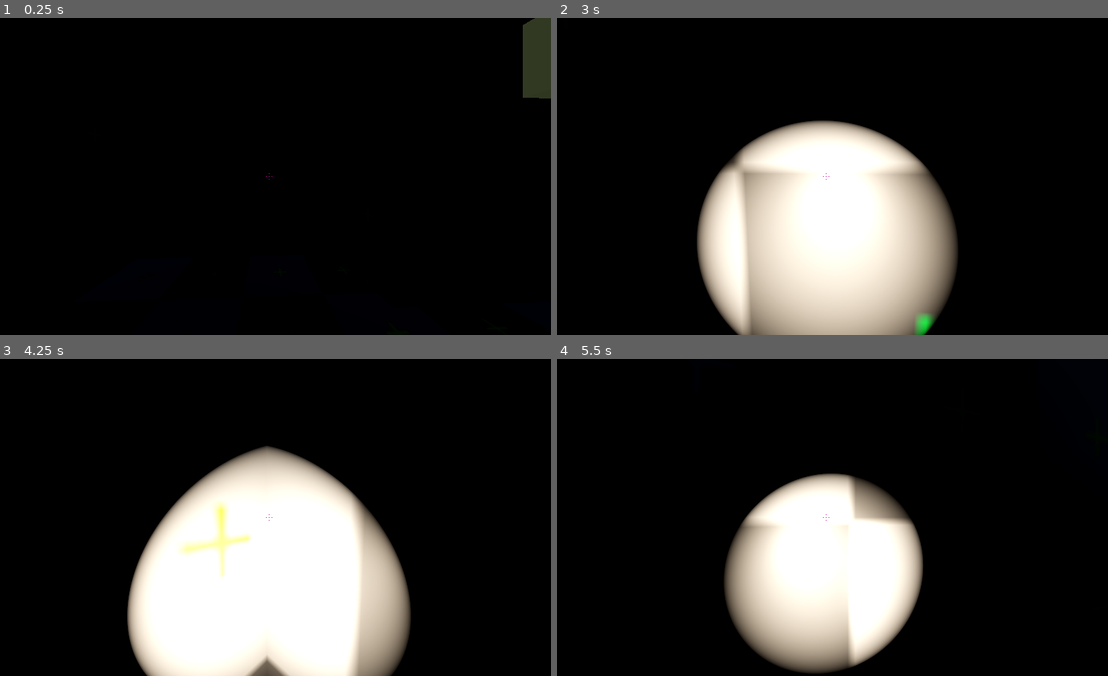
Above: before the commit, frames 1-4 (two rows, left to right).
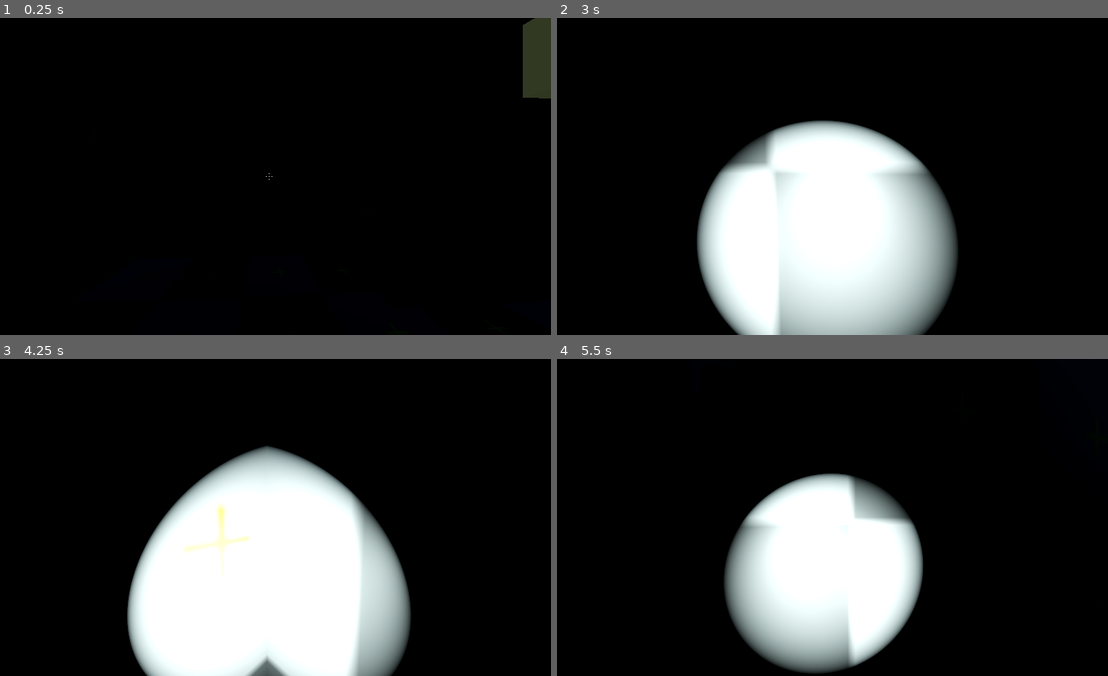
Above: after the commit, the same moments.

Repository: 1016305/gad222project
Game: Godot game, scene res://scenes/world.tscn
Two runs of this game, one before a commit and one after it. Both use one fixed random seed, a clock stepped at 60 frames per second and the inputs below.
Inputs (mouse positions are in pixels of both pictures, inside the frame that each line leads up to):
- Up to frame 1 (0.25 s): no input
- Up to frame 2 (3 s): tap Enter at 0.5, 2.75 s; move the mouse to (854, 176) at 0.52 s; hold Ctrl (crouch) 0.53-1.28 s; hold W (forward) from 0.53 s (still down); tap Space (jump) at 0.77, 1.52, 2 s; move the mouse to (799, 176) at 1.27 s; tap E (interact) at 1.35 s; move the mouse to (838, 170) at 2.02 s; hold Shift (sprint) 2.03-2.78 s; move the mouse to (821, 182) at 2.77 s; tap F (toggle_flashlight) at 2.85 s
- Up to frame 3 (4.25 s): keep holding W (forward); tap Space (jump) at 3.02, 3.77 s; move the mouse to (314, 520) at 3.52 s; hold Ctrl (crouch) from 3.53 s (still down)
- Up to frame 4 (5.5 s): keep holding W (forward); move the mouse to (782, 514) at 4.27 s; release Ctrl (crouch) at 4.28 s; tap E (interact) at 4.35 s; tap Space (jump) at 4.52 s; move the mouse to (832, 517) at 5.02 s; hold Shift (sprint) from 5.03 s (still down)

The runs differ from the first frame. In frame 1, less than 0.1% of the frame differs, in the area x 48-50%, y 48-52%; in frame 2, 18%, in the area x 25-72%, y 32-100%; in frame 3, 9.9%; in frame 4, 8.8%.

Commit message:
Minor changes. Lighitng tests added

Diff:
--- a/scenes/main_menu.tscn
+++ b/scenes/main_menu.tscn
@@ -101,7 +101,7 @@
 transform = Transform3D(1, 0, 0, 0, 0.990075, 0.140538, 0, -0.140538, 0.990075, 5.42303, 19.8343, 30.116)
 
 [node name="SpotLight3D" type="SpotLight3D" parent="CameraPivot"]
-transform = Transform3D(-4.37114e-08, 0, -1, 0, 1, 0, 1, 0, -4.37114e-08, -17.9004, 13.0074, -0.0978041)
+transform = Transform3D(-4.37114e-08, 0, -1, 0, 1, 0, 1, 0, -4.37114e-08, -18.6675, 13.0074, -0.0978041)
 light_energy = 1.812
 shadow_enabled = true
 shadow_bias = 0.0
@@ -111,7 +111,7 @@
 spot_angle = 30.65
 
 [node name="SpotLight3D2" type="SpotLight3D" parent="CameraPivot"]
-transform = Transform3D(1.31134e-07, 0, 1, 0, 1, 0, -1, 0, 1.31134e-07, 18.7778, 13.0074, -0.0978041)
+transform = Transform3D(1.31134e-07, 0, 1, 0, 1, 0, -1, 0, 1.31134e-07, 18.0106, 13.0074, -0.0978041)
 light_energy = 1.812
 shadow_enabled = true
 shadow_bias = 0.0
@@ -121,7 +121,7 @@
 spot_angle = 30.65
 
 [node name="SpotLight3D3" type="SpotLight3D" parent="CameraPivot"]
-transform = Transform3D(-5.73206e-15, -1, -4.37114e-08, 1.31134e-07, -4.37114e-08, 1, -1, 0, 1.31134e-07, -0.226326, 28.6059, -0.0978041)
+transform = Transform3D(-5.73206e-15, -1, -4.37114e-08, 1.31134e-07, -4.37114e-08, 1, -1, 0, 1.31134e-07, -0.993507, 28.6059, -0.0978041)
 light_energy = 1.812
 shadow_enabled = true
 shadow_bias = 0.0
@@ -131,7 +131,7 @@
 spot_angle = 30.65
 
 [node name="shipsilhouette" parent="." instance=ExtResource("4_ot318")]
-transform = Transform3D(1.7, 0, 0, 0, 1.7, 0, 0, 0, 1.7, 2.09441, 12.8252, 0)
+transform = Transform3D(1.7, 0, 0, 0, 1.7, 0, 0, 0, 1.7, 1.32723, 12.8252, 0)
 
 [connection signal="pressed" from="VBoxContainer/NewGameButton" to="VBoxContainer" method="_on_new_game_button_pressed"]
 [connection signal="pressed" from="VBoxContainer/QuitButton" to="VBoxContainer" method="_on_quit_button_pressed"]
--- a/scenes/player.tscn
+++ b/scenes/player.tscn
@@ -16,6 +16,8 @@
 [node name="player" type="CharacterBody3D"]
 collision_layer = 2
 script = ExtResource("1_ve6k1")
+WALK_SPEED = 4.0
+RUN_SPEED = 6.0
 
 [node name="stand_collider" type="CollisionShape3D" parent="."]
 transform = Transform3D(1, 0, 0, 0, 1, 0, 0, 0, 1, 0, 1, 0)
@@ -31,7 +33,7 @@
 
 [node name="SpotLight3D" type="SpotLight3D" parent="stand_collider/Head"]
 transform = Transform3D(1, 0, 0, 0, 1, 0, 0, 0, 1, 0, -0.240678, 0.116269)
-light_color = Color(1, 0.9055, 0.79, 1)
+light_color = Color(0.89, 1, 0.990833, 1)
 light_energy = 8.849
 shadow_enabled = true
 spot_range = 20.0
@@ -82,8 +84,6 @@
 mouse_filter = 2
 
 [node name="TextureRect" type="TextureRect" parent="UI_Crosshair"]
-modulate = Color(1, 0, 0.65, 1)
-self_modulate = Color(0.816667, 0, 1, 1)
 layout_mode = 1
 anchors_preset = 8
 anchor_left = 0.5
@@ -125,8 +125,11 @@
 
 [node name="Message Text" type="RichTextLabel" parent="UI_Crosshair/Message Panel"]
 layout_mode = 0
-offset_right = 1001.0
-offset_bottom = 1001.0
+offset_left = 27.0
+offset_top = 21.0
+offset_right = 1028.0
+offset_bottom = 1022.0
+scale = Vector2(0.920746, 0.949683)
 bbcode_enabled = true
 text = "[font_size=26][center] This is a test text. It should be large, legible, and readable. "
 
--- a/scenes/world.tscn
+++ b/scenes/world.tscn
@@ -418,8 +418,30 @@
 light_color = Color(0.0454133, 0.591735, 0.554705, 1)
 spot_range = 5.991
 
+[node name="SpotLight3D" type="SpotLight3D" parent="stage/Greybox Test Level/doors"]
+transform = Transform3D(1, 0, 0, 0, -1, -8.74228e-08, 0, 8.74228e-08, -1, 6.14667, 29.7939, -29.0345)
+light_energy = 1.232
+light_indirect_energy = 2.195
+light_volumetric_fog_energy = 0.745
+shadow_enabled = true
+spot_range = 8.601
+spot_attenuation = -0.74
+
+[node name="SpotLight3D2" type="SpotLight3D" parent="stage/Greybox Test Level/doors"]
+transform = Transform3D(1, 0, 0, 0, -4.37114e-08, 1, 0, -1, -4.37114e-08, 1.99211, 31.3835, -18.8163)
+light_energy = 0.652
+spot_attenuation = 0.42
+spot_angle = 18.91
+spot_angle_attenuation = 9.18958
+
+[node name="SpotLight3D3" type="SpotLight3D" parent="stage/Greybox Test Level/doors"]
+transform = Transform3D(1, 0, 0, 0, -4.37114e-08, 1, 0, -1, -4.37114e-08, 1.99211, 31.3835, -9.61694)
+light_energy = 0.652
+spot_attenuation = 0.42
+spot_angle = 18.91
+spot_angle_attenuation = 9.18958
+
 [node name="player" parent="." instance=ExtResource("2_wqck2")]
 transform = Transform3D(0.046008, 0, 0.998941, 0, 1, 0, -0.998941, 0, 0.046008, 0.592, 28.3136, -2.827)
-WALK_SPEED = 4.0
 
 [connection signal="iterate_progression_counter" from="stage/Greybox Test Level/interactables/Log_02_f" to="stage/Greybox Test Level/game controller" method="_iterate_progression_counter"]
